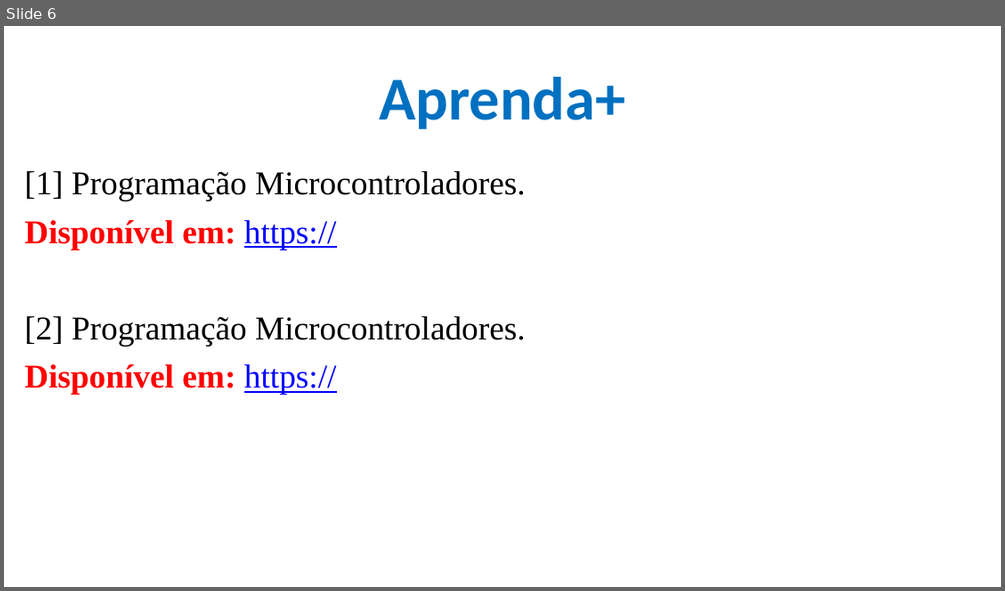
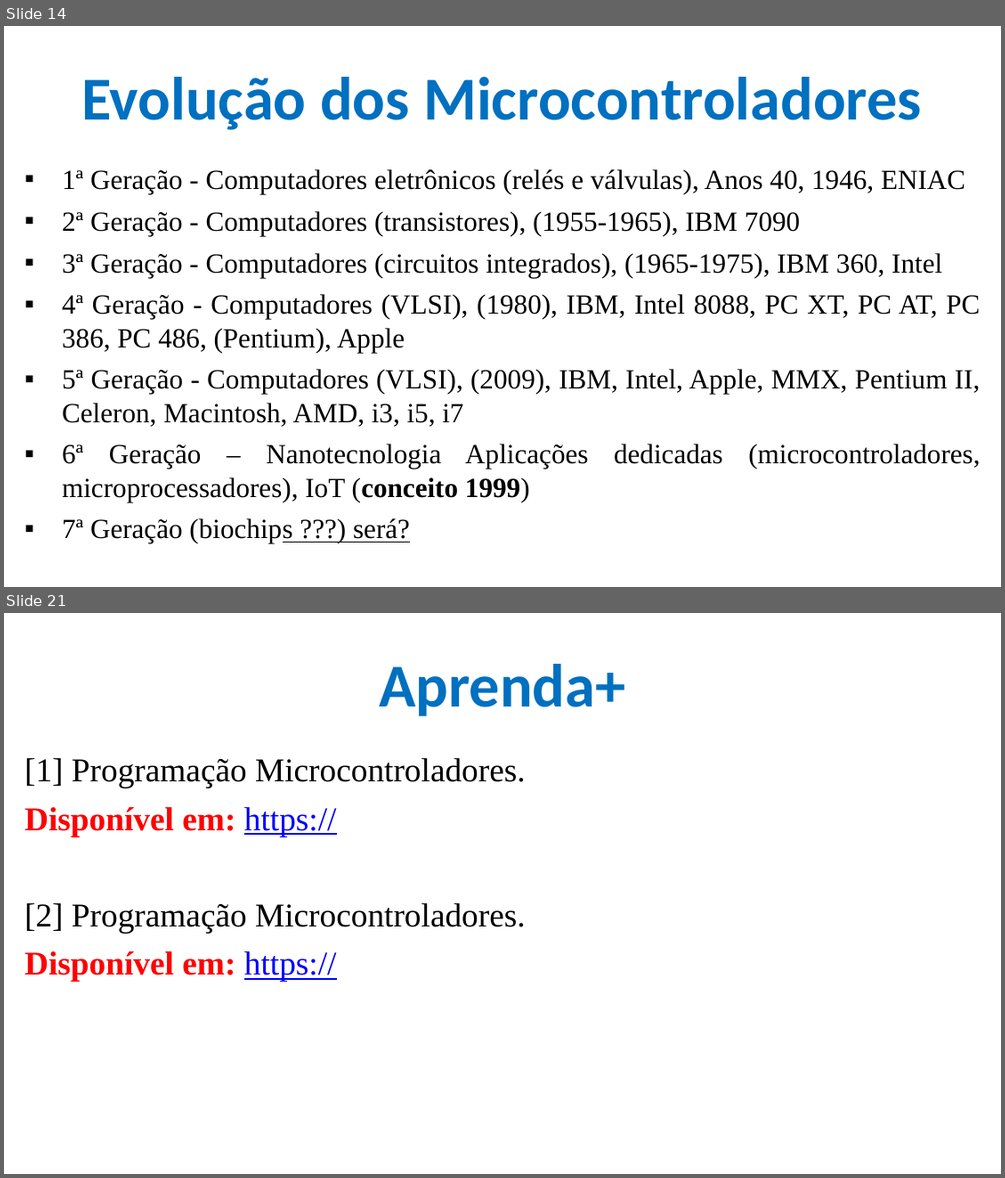
Before and after one commit to CloudEducationBrazil/WydenArea1ProgramacaoMicrocontroladores, a slide deck: 01 Classes/Aula 01 - Programação Microcontroladores.pptx. Shown one above the other, each under a label of ours: slide 6 before the commit, slides 14 and 21 after it; the slides between them are not shown. The pictures are 1005x591 and 1005x1178 pixels, drawn with LibreOffice and Linux fonts; fonts in the diff are those of the drawing; background and template pictures are left out. Boxes give left, top, right and bottom in pixels: in the first picture for what was removed or moved away, otherwise in the second. Text is boxed around its words. In the diff, an @@ line names an element or a change of style, - is before the commit and + after.

Commit message:
Aula 01 Microcontroladores ....

```diff
--- a/01 Classes/Aula 01 - Programação Microcontroladores.pptx
+++ b/01 Classes/Aula 01 - Programação Microcontroladores.pptx
@@ slide 14 added at bbox=[4, 26, 1001, 587], background picture (left out) @@
@@ title added at bbox=[81, 77, 922, 130], 44 pt, text #0070C0, bold @@
+Evolução dos Microcontroladores
@@ text added at bbox=[62, 169, 980, 543], 20 pt, text #000000 @@
+▪ 1ª Geração - Computadores eletrônicos (relés e válvulas), Anos 40, 1946, ENIAC
+▪ 2ª Geração - Computadores (transistores), (1955-1965), IBM 7090
+▪ 3ª Geração - Computadores (circuitos integrados), (1965-1975), IBM 360, Intel
+▪ 4ª Geração - Computadores (VLSI), (1980), IBM, Intel 8088, PC XT, PC AT, PC 386, PC 486, (Pentium), Apple
+▪ 5ª Geração - Computadores (VLSI), (2009), IBM, Intel, Apple, MMX, Pentium II, Celeron, Macintosh, AMD, i3, i5, i7
+▪ 6ª Geração – Nanotecnologia Aplicações dedicadas (microcontroladores, microprocessadores), IoT (conceito 1999)
+▪ 7ª Geração (biochips ???) será?
@@ what was slide 6 is now slide 21 @@
```
Also in this commit, not shown: 5 slides changed, 14 other slides added.
